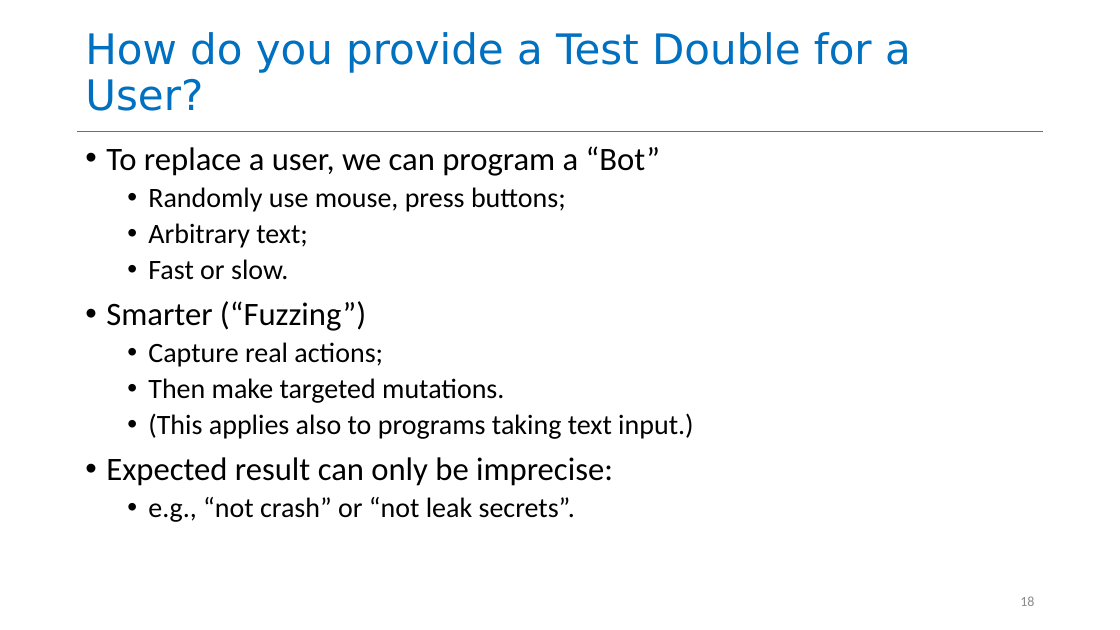
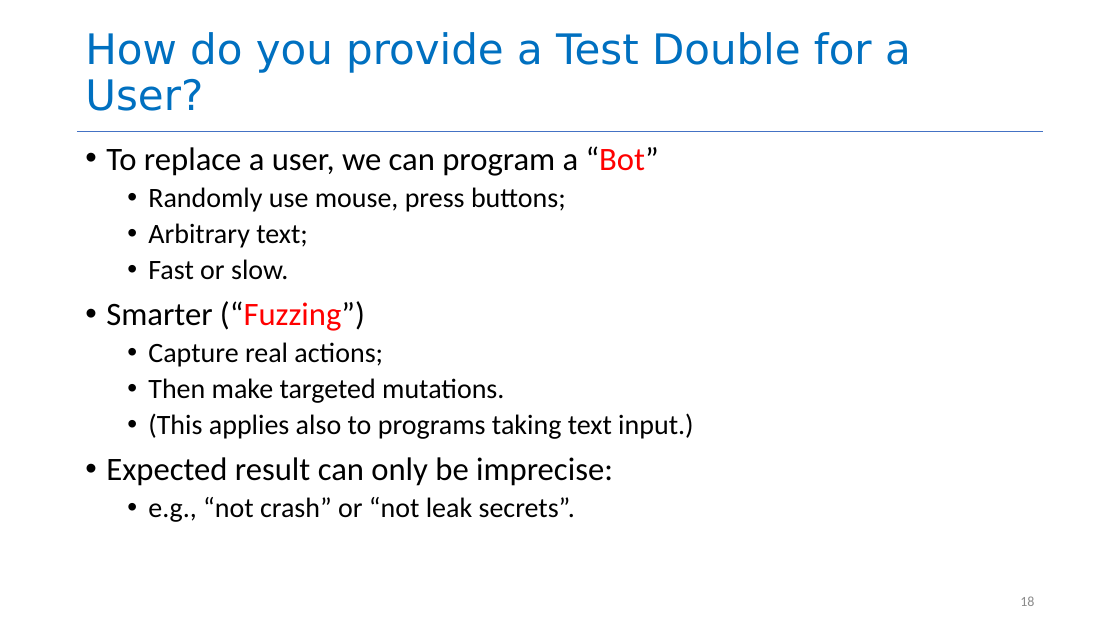
Before and after one commit to neu-se/CS4530-Spring-2022, a slide deck: slide 18 of Slides/Lesson 5.3 Testing Systems.pptx. Drawn at 1120x630 pixels with LibreOffice and Linux fonts; fonts in the diff are those of the drawing. Boxes give left, top, right and bottom in pixels: in the first picture for what was removed or moved away, otherwise in the second. Text is boxed around its words. In the diff, an @@ line names an element or a change of style, - is before the commit and + after.

```diff
--- a/Slides/Lesson 5.3 Testing Systems.pptx
+++ b/Slides/Lesson 5.3 Testing Systems.pptx
@@ text at <box>106,146,659,331</box>: text colour #000000 to #FF0000 in "“Bot”", "(“Fuzzing”)" @@
```
Also in this commit, not shown: 5 other files.
